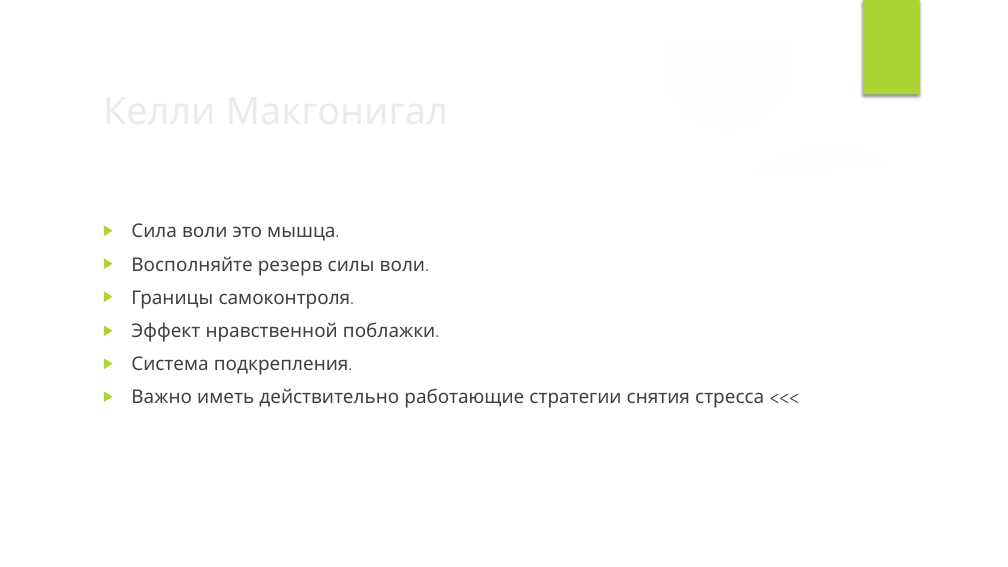
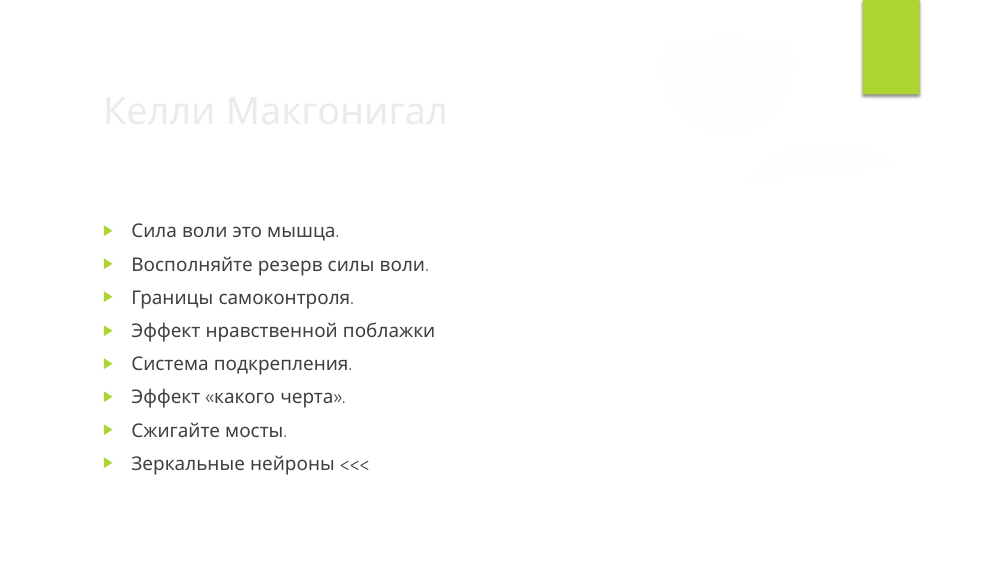
Before and after one commit to VladimirMakarevich/presentations, a slide deck: slide 36 of softskills/willpower/willpower.pptx (slide 34 before the commit). Drawn at 1008x567 pixels with LibreOffice and Linux fonts; fonts in the diff are those of the drawing; background and template pictures are left out. Boxes give left, top, right and bottom in pixels: in the first picture for what was removed or moved away, otherwise in the second. Text is boxed around its words. In the diff, an @@ line names an element or a change of style, - is before the commit and + after.

```diff
--- a/softskills/willpower/willpower.pptx
+++ b/softskills/willpower/willpower.pptx
@@ text at [131, 322, 435, 342]: text changed @@
-▶ Эффект нравственной поблажки.
+▶ Эффект нравственной поблажки
@@ text at [131, 388, 335, 475]: text changed @@
-▶ Важно иметь действительно работающие стратегии снятия стресса <<<
+▶ Эффект «какого черта».
+▶ Сжигайте мосты.
+▶ Зеркальные нейроны <<<
```
Also in this commit, not shown: 4 other slides changed, 2 slides added, 15 slides removed.
